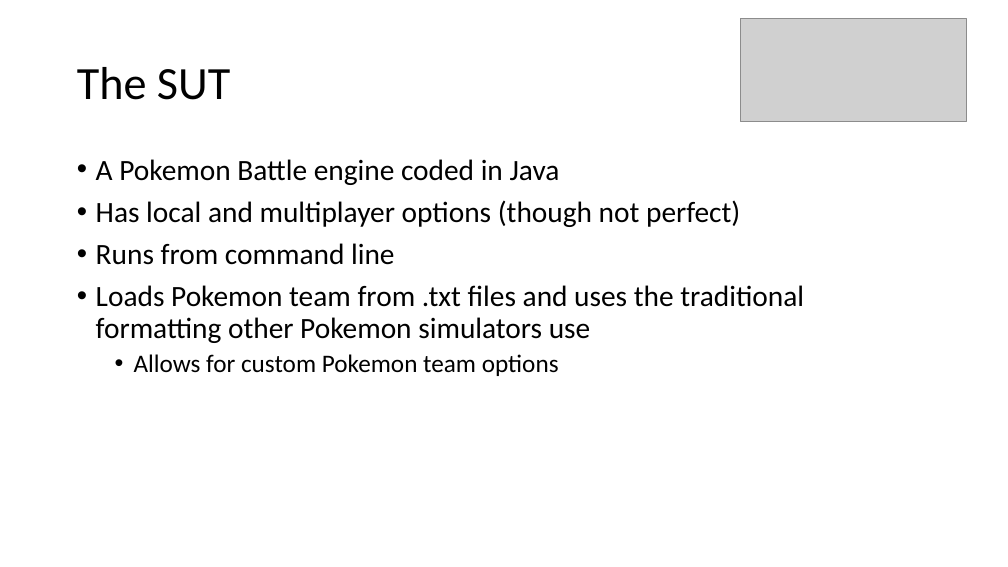
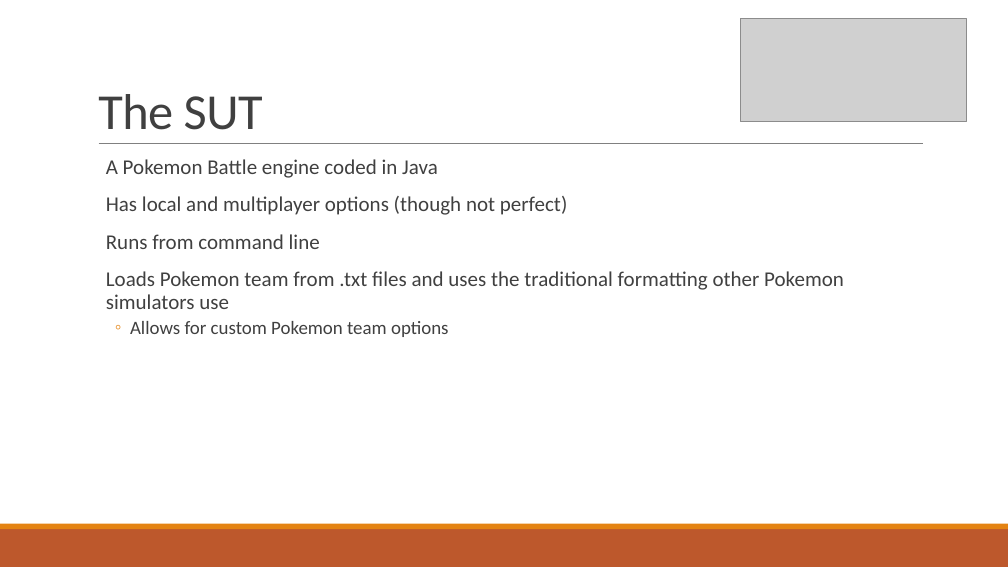
Before and after one commit to mason2smart/Pokemon-Battle-Simulator-Debugging, a slide deck: slide 2 of PokemonPresentation.pptx. Drawn at 1008x567 pixels with LibreOffice and Linux fonts; fonts in the diff are those of the drawing; grey boxes stand for pictures. Boxes give left, top, right and bottom in pixels: in the first picture for what was removed or moved away, otherwise in the second. Text is boxed around its words. In the diff, an @@ line names an element or a change of style, - is before the commit and + after.

```diff
--- a/PokemonPresentation.pptx
+++ b/PokemonPresentation.pptx
@@ title "The SUT": place and size @@
-title "The SUT" at <box>77,67,230,100</box>
+title "The SUT" at <box>98,94,263,130</box>
@@ title "The SUT" at <box>98,94,263,130</box>: size 44 to 48 pt, text colour #000000 to #404040, letter spacing 0 to -0.5 pt; line spacing 0.9 to 0.85; vertical alignment middle to bottom @@
@@ line added from (99, 144) to (923, 144), #808080 0.5 pt @@
@@ text "A Pokemon Battle engine coded ...": place and size @@
-text "A Pokemon Battle engine coded ..." at <box>96,159,804,376</box>
+text "A Pokemon Battle engine coded ..." at <box>106,159,844,337</box>
@@ text "A Pokemon Battle engine coded ..." at <box>106,159,844,337</box>: size 28 to 20 pt in "A Pokemon Battle engine coded in Java", "Has local and multiplayer options (though not ...", "Runs from command line", "Loads Pokemon team from .txt files and ..."; text colour #000000 to #404040; size 24 to 18 pt in "Allows for custom Pokemon team options"; bullet • to  ; more space between paragraphs; bullet • to ◦ @@
@@ rectangle added at <box>0,529,1008,567</box>, fill #BD582C @@
@@ rectangle added at <box>0,524,1008,529</box>, fill #E48312 @@
```
Also in this commit, not shown: 5 other slides changed.
